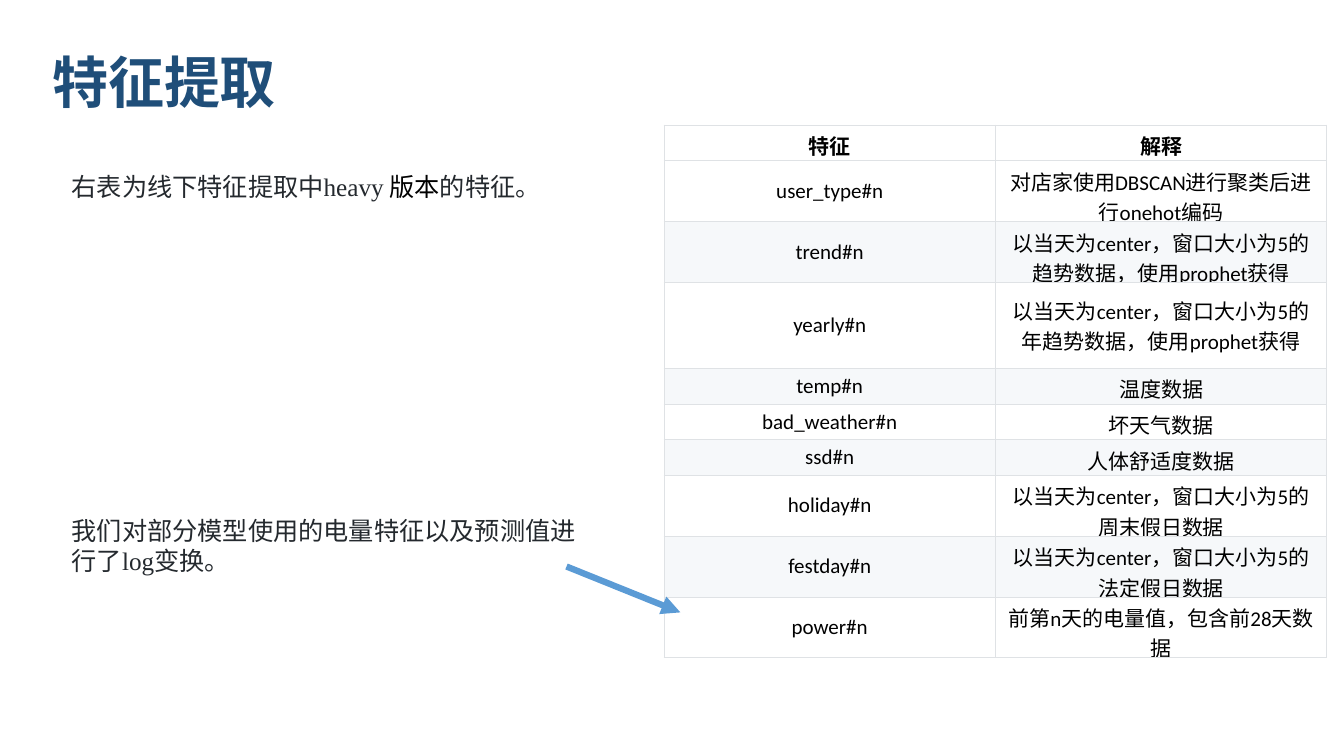
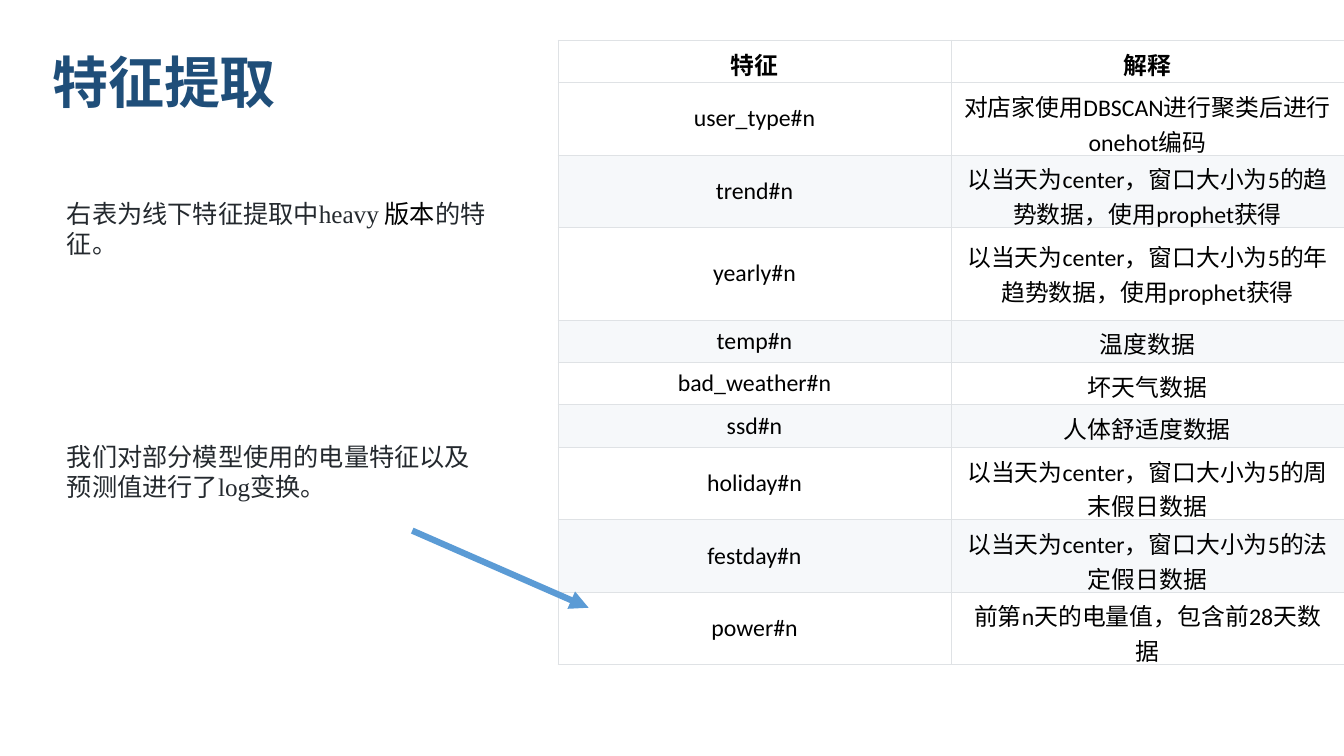
Before and after one commit to lvniqi/tianchi_power, a slide deck: slide 11 of presentation.pptx. Drawn at 1344x756 pixels with LibreOffice and Linux fonts; fonts in the diff are those of the drawing; background and template pictures are left out. Boxes give left, top, right and bottom in pixels: in the first picture for what was removed or moved away, otherwise in the second. Text is boxed around its words. In the diff, an @@ line names an element or a change of style, - is before the commit and + after.

Commit message:
[U] update presentation

```diff
--- a/presentation.pptx
+++ b/presentation.pptx
@@ table at <box>559,40,1344,664</box> @@
@@ size 15 to 17 pt @@
@@ table: place and size @@
-table at <box>664,125,1328,649</box>
+table at <box>559,40,1344,664</box>
@@ text "右表为线下特征提取中heavy 版本的特征。" rewrapped from <box>72,174,541,202</box> to <box>67,201,486,255</box> @@
@@ text "我们对部分模型使用的电量特征以及预测值进行了log变换。" rewrapped from <box>72,518,576,576</box> to <box>67,444,470,502</box> @@
@@ arrow moved from (567, 567) - (681, 613) to (412, 530) - (589, 608) @@
```
Also in this commit, not shown: 9 other slides changed.
